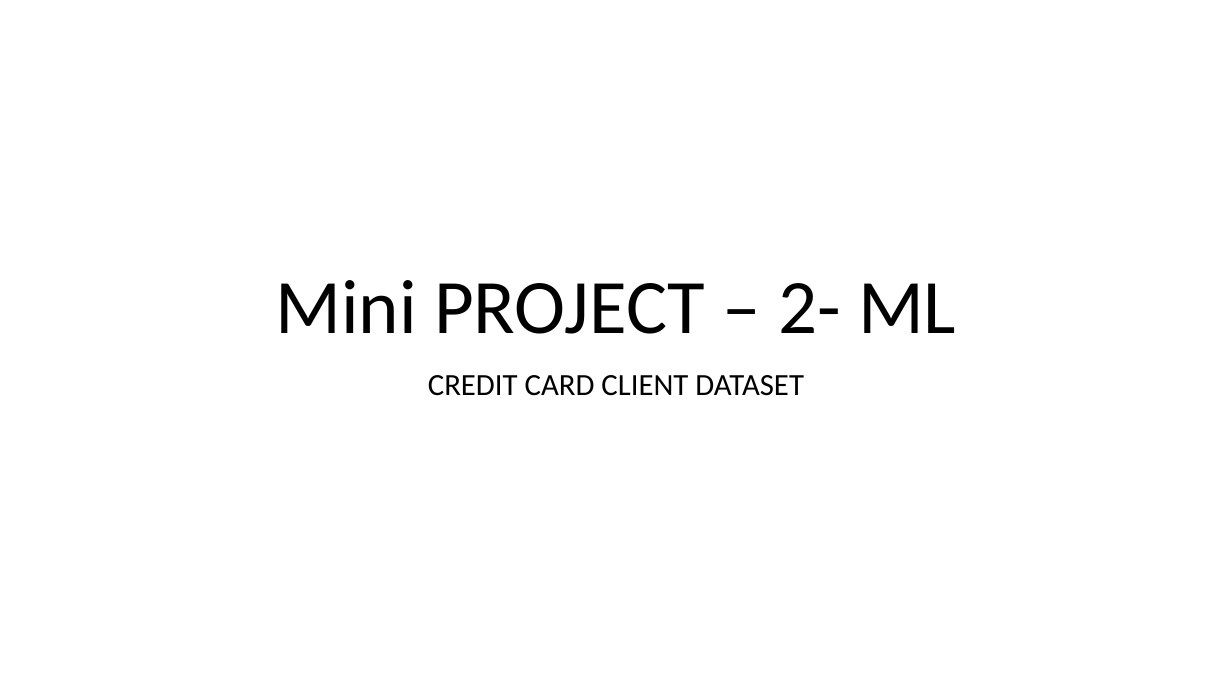
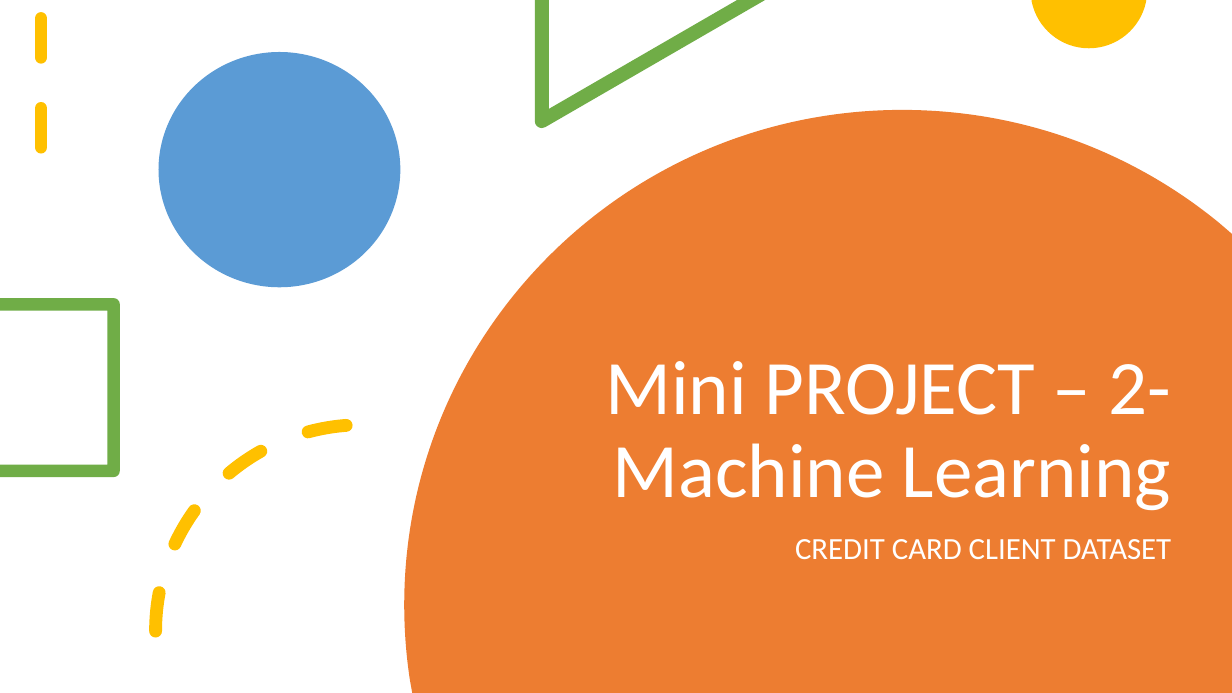
Before and after one commit to pragyanandan/mini-Project-2-ML, a slide deck: slide 1 of Mini-Project.pptx. Drawn at 1232x693 pixels with LibreOffice and Linux fonts; fonts in the diff are those of the drawing. Boxes give left, top, right and bottom in pixels: in the first picture for what was removed or moved away, otherwise in the second. Text is boxed around its words. In the diff, an @@ line names an element or a change of style, - is before the commit and + after.

```diff
--- a/Mini-Project.pptx
+++ b/Mini-Project.pptx
@@ line added from (41, 18) to (41, 180), #FFC000 10 pt dashed @@
@@ freeform shape added at [535,0,765,128], fill #70AD47 @@
@@ freeform shape added at [1031,0,1146,48], fill #FFC000 @@
@@ ellipse added at [159,52,401,287], fill #5B9BD5 @@
@@ freeform shape added at [405,110,1232,693], fill #ED7D31 @@
@@ freeform shape added at [0,299,120,478], fill #70AD47 @@
@@ title at [606,361,1171,511]: text changed; text colour #000000 to #FFFFFF @@
-Mini PROJECT – 2- ML
+Mini PROJECT – 2- Machine Learning
@@ arc (boxed as its full ellipse) added at [155,425,568,693], outline #FFC000 10 pt dashed @@
@@ subtitle "CREDIT CARD CLIENT DATASET": place and size @@
-subtitle "CREDIT CARD CLIENT DATASET" at [428,375,804,396]
+subtitle "CREDIT CARD CLIENT DATASET" at [795,539,1172,559]
@@ subtitle "CREDIT CARD CLIENT DATASET" at [795,539,1172,559]: text colour #000000 to #FFFFFF; alignment centre to right @@
```
Also in this commit, not shown: 12 other slides changed, 11 slides added, 1 slide removed, 2 other files.
